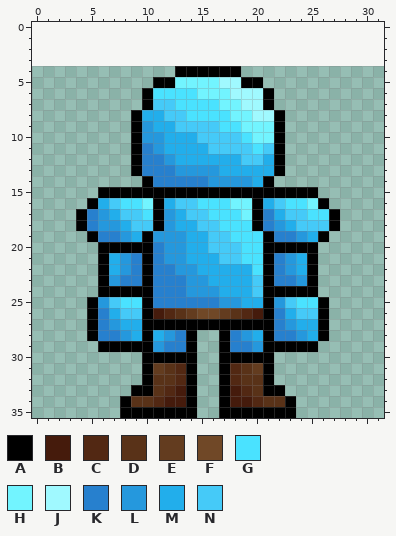
File history of a pixel-art sprite, Art/player/knight-back.png. The first picture shows the starting point.
The file is 32x32 pixels. The old version is drawn lined up with the new one, on the new canvas.
Palette (. is transparent): A #000000  B #451b0c  C #522813  D #593218  E #633c1f  F #704827  G #4ae2ff  H #72f4ff  J #a0f9ff  K #2780ce  L #2598dd  M #22aeeb  N #45caf8
Pixels before, first column x 4:
 4 .........AAAAAA.........
 5 .......AAHHHHJJAA.......
 6 ......AGGGGHHHJJJA......
 7 ......ANNGGGGHHJJA......
 8 .....AMMNNGGGGHHJJA.....
 9 .....ALMMNNNNGGHHHA.....
10 .....ALLMMMNNNNGHHA.....
11 .....AKLMMMMNNNNGNA.....
12 .....AKKLMMMMMMNNMA.....
13 .....AKKKLLLLMMMMMA.....
14 ......AKKKKKLLLLMA......
15 ..AAAAAAAAAAAAAAAAAAAA..
16 .AMNGGHAMNNGGGHHAMNGGHA.
17 AKLMNNGALMNNGGGHAKMNNGGA
18 AKLLMNNALMMNNGGGAKLMNNNA
19 .AKKLMALLLMMNNGGGAKKLMA.
20 ..AAAAAKLLMMNNNGGAAAAA..
21 ..AMLKAKLLMMMNNGGAKLMA..
22 ..AMLKAKKLLMMMMMGAKLMA..
23 ..ALKKAKKKLLMMMMNAKKLA..
24 ..AAAAAKKKLLLMMMNAAAAA..
25 .ALNGGAKKKKKKLLMMALNGGA.
26 .AKMNNABCDEFFEDCBAKMNNA.
27 .AKLMMAAAAAAAAAAAAKLMMA.
28 .AKKLMAMLKA..AKLMAKKLMA.
29 ..AAAAALKKA..AKKLAAAAA..
30 ......AAAAA..AAAAA......
31 ......AEDCA..ACDEA......
32 ......ADDCA..ACDDA......
33 .....AADCBA..ABCDAA.....
34 ....ADDCBBA..ABBCDDA....
35 ....AAAAAAA..AAAAAAA....
New version:
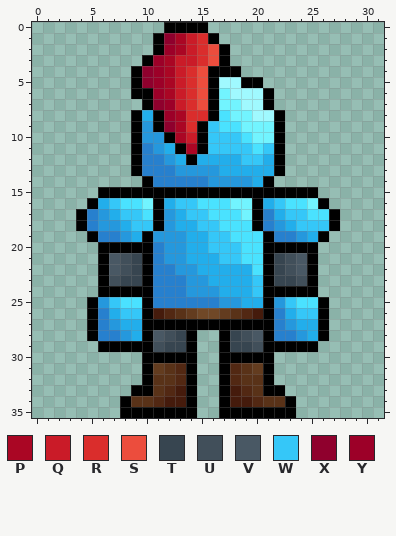
Colours new in this view: P #aa0624  Q #ca1b28  R #da2d2c  S #ec4d3d  T #374550  U #414f5a  V #495864  W #35c7f8  X #8f002d  Y #9c0028
Diff:
canvas 32x32 -> 32x36, the old top-left corner now at 0,4
The author put colour A in row 0 at x 12 to 15; in row 1 at x 11 and 16; in row 2 at x 11 and 17; in row 3 at x 10 and 17; in rows 4 to 6 at x 9.
Colour G becomes colour A in rows 7 to 8 at x 16.
Colour H becomes colour A in rows 5 to 6 at x 16.
Colour M becomes colour A in rows 8 to 9 at x 11; in row 10 at x 12; in row 11 at x 13 and 15; in row 12 at x 14.
Colour N becomes colour A in rows 9 to 10 at x 15.
The author put colour P in rows 1 to 2 at x 13; in rows 3 to 4 at x 12.
Colour A becomes colour P in row 5 at x 12.
Colour G becomes colour P in row 6 at x 12.
Colour M becomes colour P in row 10 at x 13; in row 11 at x 14.
Colour N becomes colour P in rows 8 to 9 at x 13.
The author put colour Q in rows 1 to 2 at x 14; in row 3 at x 13 to 14.
Colour A becomes colour Q in row 4 at x 13.
Colour G becomes colour Q in rows 6 to 7 at x 13.
Colour H becomes colour Q in row 5 at x 13.
Colour M becomes colour Q in row 10 at x 14.
The author put colour R in rows 1 to 3 at x 15.
Colour A becomes colour R in row 4 at x 14.
Colour G becomes colour R in rows 6 to 7 at x 14; in row 8 at x 14 to 15.
Colour H becomes colour R in row 5 at x 14.
Colour N becomes colour R in row 9 at x 14.
The author put colour S in rows 2 to 3 at x 16.
Colour A becomes colour S in row 4 at x 15.
Colour G becomes colour S in row 7 at x 15.
Colour H becomes colour S in rows 5 to 6 at x 15.
Colour K becomes colour T in rows 21 to 22 at x 9 and 22; in row 23 at x 8 to 9 and 22 to 23; in row 28 at x 13 and 18; in row 29 at x 12 to 13 and 18 to 19.
Colour L becomes colour U in rows 21 to 22 at x 8 and 23; in row 23 at x 7 and 24; in row 28 at x 12 and 19; in row 29 at x 11 and 20.
Colour M becomes colour V in rows 21 to 22 at x 7 and 24; in row 28 at x 11 and 20.
Colour N becomes colour W in row 9 at x 16; in row 10 at x 16 to 18; in row 11 at x 16 to 19 and 21; in row 12 at x 19 to 20; in row 16 at x 7, 13 to 14 and 22; in row 17 at x 8 to 9, 14 to 15 and 23 to 24.
Colour N becomes colour W in row 18 at x 9 to 10, 15 to 16 and 24 to 26; in row 19 at x 16 to 17; in row 20 at x 16 to 18; in row 21 at x 17 to 18; in rows 23 to 24 at x 20; in row 25 at x 7 and 23.
Colour N becomes colour W in row 26 at x 8 to 9 and 24 to 25.
The author put colour X in row 1 at x 12; in rows 4 to 5 at x 10.
Colour M becomes colour X in row 9 at x 12.
Colour N becomes colour X in row 7 at x 11.
The author put colour Y in row 2 at x 12; in rows 3 to 4 at x 11.
Colour A becomes colour Y in row 5 at x 11.
Colour G becomes colour Y in row 6 at x 11.
Colour N becomes colour Y in rows 7 to 8 at x 12.
